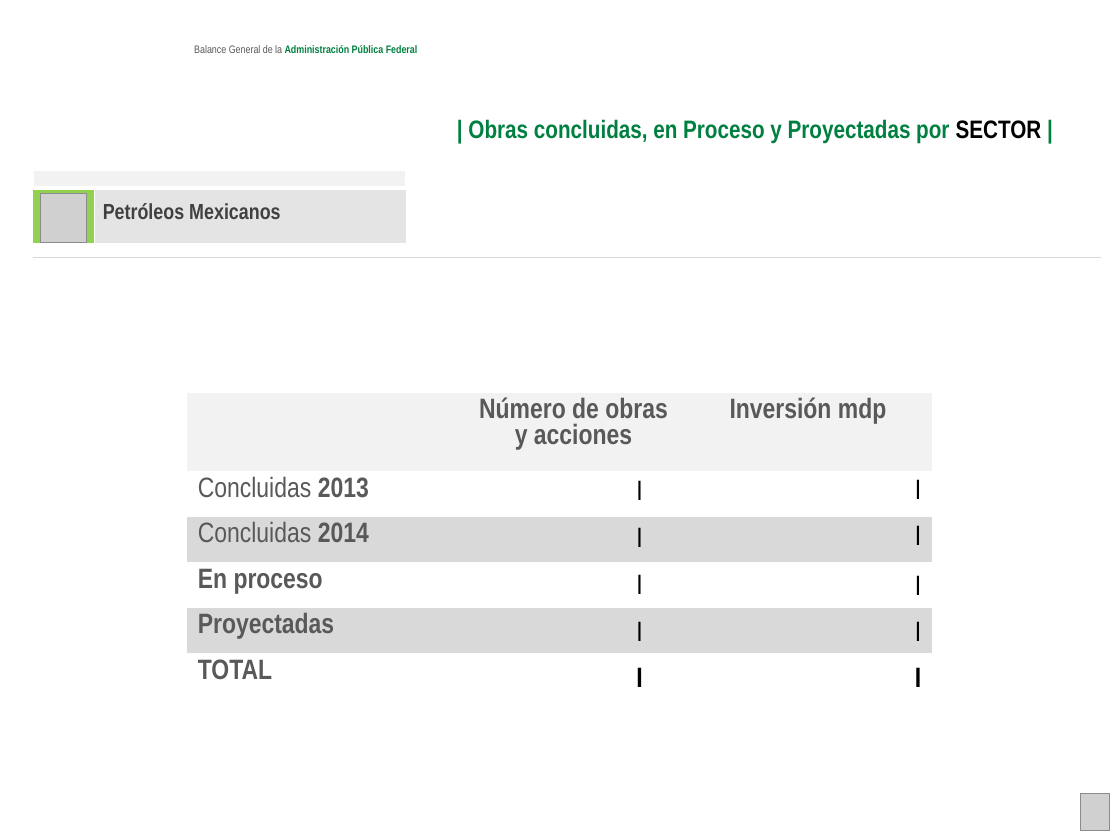
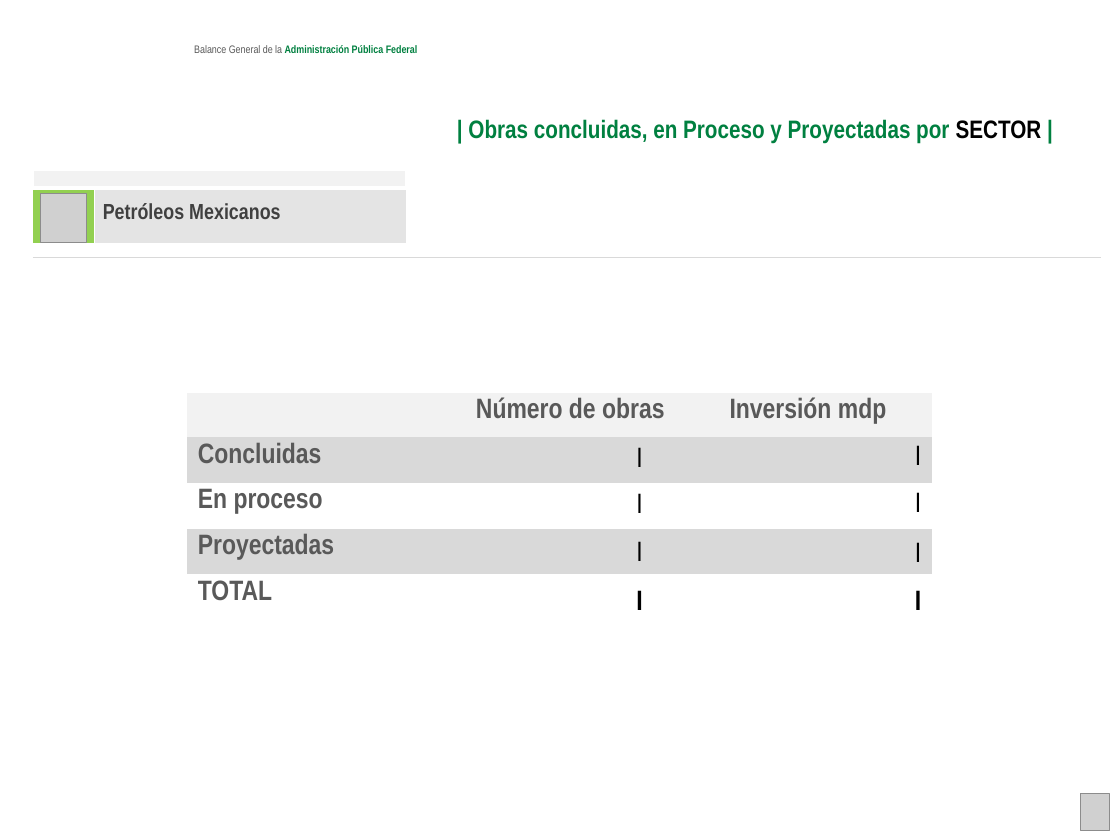
Before and after one commit to fpedro23/djangoObras, a slide deck: slide 19 of obras/static/ppt/HIPERVINCULO_POR_SECTOR.pptx (slide 37 before the commit). Drawn at 1120x840 pixels with LibreOffice and Linux fonts; fonts in the diff are those of the drawing; grey boxes stand for pictures; background and template pictures are left out. Boxes give left, top, right and bottom in pixels: in the first picture for what was removed or moved away, otherwise in the second. Text is boxed around its words. In the diff, an @@ line names an element or a change of style, - is before the commit and + after.

```diff
--- a/obras/static/ppt/HIPERVINCULO_POR_SECTOR.pptx
+++ b/obras/static/ppt/HIPERVINCULO_POR_SECTOR.pptx
@@ table at <box>187,393,933,620</box> @@
-row 1:  | Número de obras y acciones | Inversión mdp
-row 2: Concluidas 2013 |  | 
-row 3: Concluidas 2014 |  | 
+row 1:  | Número de obras | Inversión mdp
+row 2: Concluidas |  | 
@@ 6 texts: place and size @@
-6 texts at <box>636,479,921,595</box>
+6 texts at <box>636,445,921,562</box>
@@ text "I": place and size @@
-text "I" at <box>636,668,642,687</box>
+text "I" at <box>636,591,642,610</box>
@@ text "I": place and size @@
-text "I" at <box>915,667,921,687</box>
+text "I" at <box>915,590,921,610</box>
@@ text removed at <box>636,621,642,641</box> @@
-I
@@ text removed at <box>915,621,921,641</box> @@
-I
```
Also in this commit, not shown: 28 other slides changed, 1 slide added, 31 slides removed, 5 other files.
